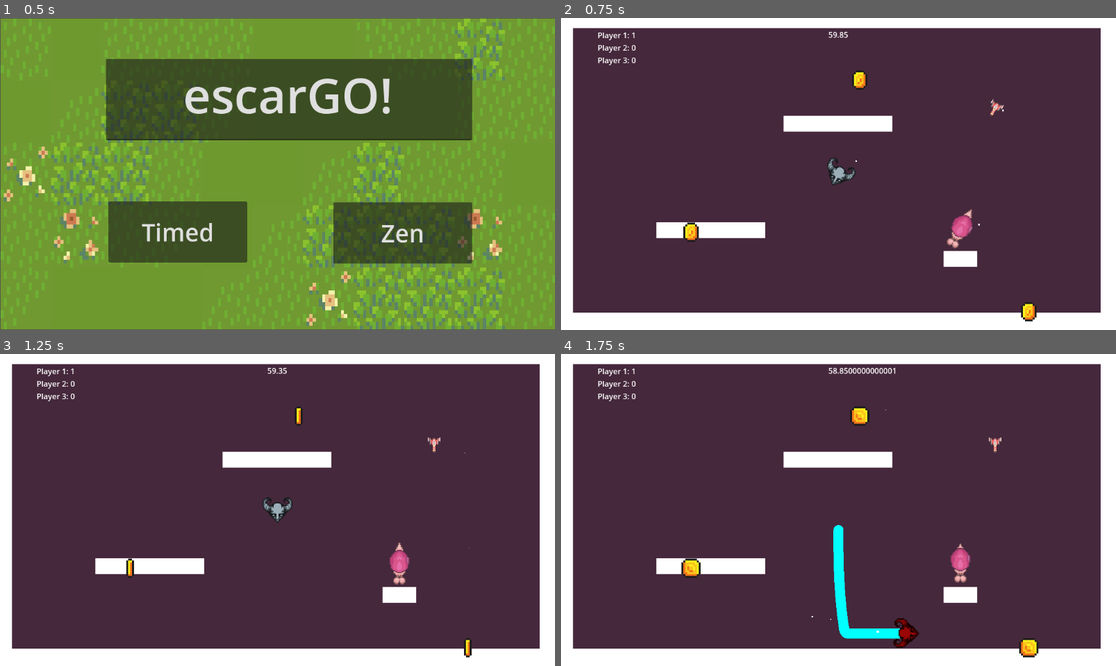
Above: before the commit, frames 1-4 (two rows, left to right).
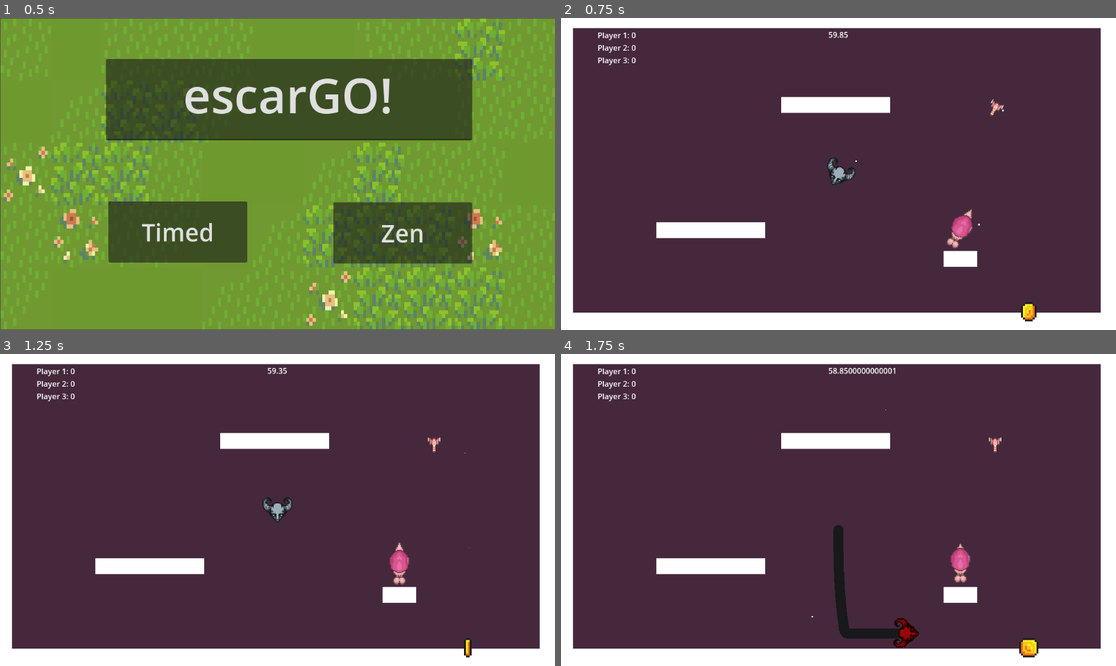
Above: after the commit, the same moments.

Repository: reniby/catfight
Game: Godot game, scene res://scenes/menu.tscn
Same seed, same stepped clock (60 frames per second), same inputs: the game is played once before the commit and once after it.
Inputs:
- Up to frame 1 (0.5 s): no input
- Up to frame 2 (0.75 s): click "Timed" at 0.5 s
- Up to frame 3 (1.25 s): no input
- Up to frame 4 (1.75 s): tap Enter (dash_p1) at 1.25, 1.35 s; hold Right (right_p1) from 1.28 s (still down)

Frame 1 is identical in both runs. In frame 2, 2.4% of the frame differs, in the area x 12-60%, y 4-72%; in frame 3, 2.3%; in frame 4, 3.5%, in the area x 12-62%, y 4-92%.

Commit message:
some sprites and collision kablam

Diff:
--- a/scenes/catfight.tscn
+++ b/scenes/catfight.tscn
@@ -11,10 +11,10 @@
 script = ExtResource("1_rkgal")
 
 [node name="CosmicBackgroundOuterSpace" type="ColorRect" parent="."]
-offset_left = -630.0
-offset_top = -368.0
-offset_right = 61.0
-offset_bottom = 25.0
+offset_left = -678.0
+offset_top = -373.0
+offset_right = 13.0
+offset_bottom = 20.0
 scale = Vector2(2, 1.909)
 color = Color(0.270588, 0.156863, 0.235294, 1)
 
@@ -44,7 +44,7 @@
 scale = Vector2(3.12, 1.6)
 
 [node name="platforms3" parent="platforms" instance=ExtResource("1_ffnek")]
-position = Vector2(-3, -105)
+position = Vector2(-8, -144)
 scale = Vector2(10.08, 1.6)
 
 [node name="platforms5" parent="platforms" instance=ExtResource("1_ffnek")]
@@ -66,10 +66,6 @@
 [node name="Camera2D" type="Camera2D" parent="."]
 
 [node name="Coins" type="Node" parent="."]
-
-[node name="Coin3" parent="Coins" instance=ExtResource("5_onvbn")]
-
-[node name="Coin2" parent="Coins" instance=ExtResource("5_onvbn")]
 
 [node name="Coin" parent="Coins" instance=ExtResource("5_onvbn")]
 
--- a/scenes/player.tscn
+++ b/scenes/player.tscn
@@ -1,10 +1,14 @@
-[gd_scene load_steps=14 format=3 uid="uid://dsxn5ou3e4h0t"]
+[gd_scene load_steps=15 format=3 uid="uid://dsxn5ou3e4h0t"]
 
 [ext_resource type="Script" path="res://scripts/player.gd" id="1_0pet2"]
 [ext_resource type="Texture2D" uid="uid://ddatbx2iqm4pj" path="res://assets/player_sprite.png" id="3_30e8q"]
 [ext_resource type="Texture2D" uid="uid://dkc8dcn05ow0b" path="res://space_art/$Female_Snail.png" id="4_sfcvd"]
 [ext_resource type="Texture2D" uid="uid://cd3jnc3q1k4d0" path="res://space_art/2D Spaceship Sprites.png" id="5_mm3yy"]
 [ext_resource type="PackedScene" uid="uid://dx3230llssqwf" path="res://scenes/trail.tscn" id="5_mmvgc"]
+
+[sub_resource type="Curve" id="Curve_jla11"]
+_data = [Vector2(0.011236, 1), 0.0, 0.0, 0, 0, Vector2(0.623596, 0.010989), 0.0, 0.0, 0, 0]
+point_count = 2
 
 [sub_resource type="CapsuleShape2D" id="CapsuleShape2D_5o2x8"]
 radius = 5.0
@@ -72,6 +76,21 @@
 collision_mask = 6
 script = ExtResource("1_0pet2")
 
+[node name="HitParticles" type="CPUParticles2D" parent="."]
+scale = Vector2(0.584545, 0.575521)
+emitting = false
+amount = 11
+one_shot = true
+explosiveness = 1.0
+direction = Vector2(0, 0)
+spread = 180.0
+gravity = Vector2(0, 0)
+initial_velocity_min = 120.0
+initial_velocity_max = 180.0
+scale_amount_min = 4.0
+scale_amount_max = 6.0
+scale_amount_curve = SubResource("Curve_jla11")
+
 [node name="CollisionShape2D" type="CollisionShape2D" parent="."]
 position = Vector2(0, -2)
 shape = SubResource("CapsuleShape2D_5o2x8")
@@ -83,9 +102,10 @@
 [node name="Anim" type="AnimatedSprite2D" parent="."]
 scale = Vector2(0.584545, 0.575521)
 sprite_frames = SubResource("SpriteFrames_tt4e7")
-animation = &"blue_idle"
+animation = &"red_idle"
 
 [node name="CPUParticles2D" type="CPUParticles2D" parent="."]
+amount = 4
 direction = Vector2(0, 0)
 gravity = Vector2(0, 0)
 initial_velocity_min = 25.0
--- a/scripts/player.gd
+++ b/scripts/player.gd
@@ -12,13 +12,14 @@
 @onready var collision_shape: CollisionShape2D = $CollisionShape2D
 @onready var dash_timer: Timer = $Timer/DashTimer
 @onready var particles: CPUParticles2D = $CPUParticles2D
+@onready var hit_particles: CPUParticles2D = $HitParticles
 
 var trail
 var x_facing = 0
 var y_facing = 0
 var can_dash = true
 var character_skin = [{
-	"color": "cyan",
+	"color": "#17191b",
 	"anim": "blue_idle"
 },
 {
@@ -72,7 +73,8 @@
 	if get_last_slide_collision() != null and get_last_slide_collision().get_collider() is CharacterBody2D:
 		var collision = get_last_slide_collision()
 		velocity = Vector2(cos(get_angle_to(collision.get_position()) - 3*PI/4), sin(get_angle_to(collision.get_position()) - 3*PI/4)).normalized() * SPEED * 2
-
+		hit_particles.global_position = collision.get_position()
+		hit_particles.restart()
 	particles.rotation = anim.rotation + PI/2
 	if velocity.length() < 50:
 		particles.emitting = false
Binary file added: assets/collectible-spirit.png
Not shown, added: assets/collectible-spirit.png.import
